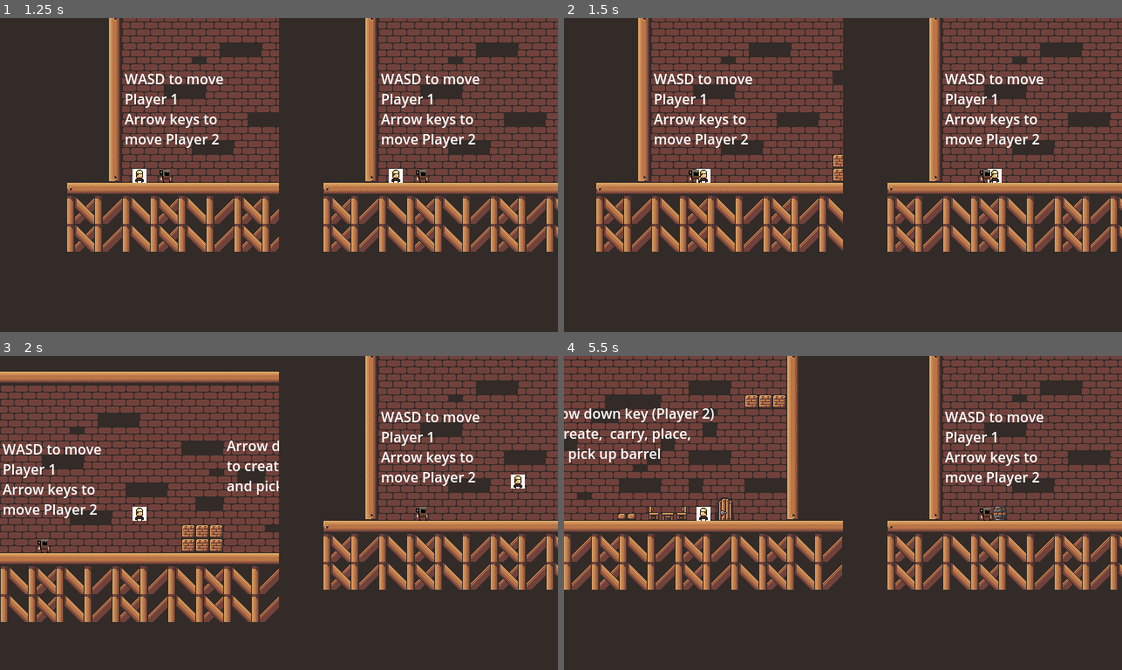
Above: before the commit, frames 1-4 (two rows, left to right).
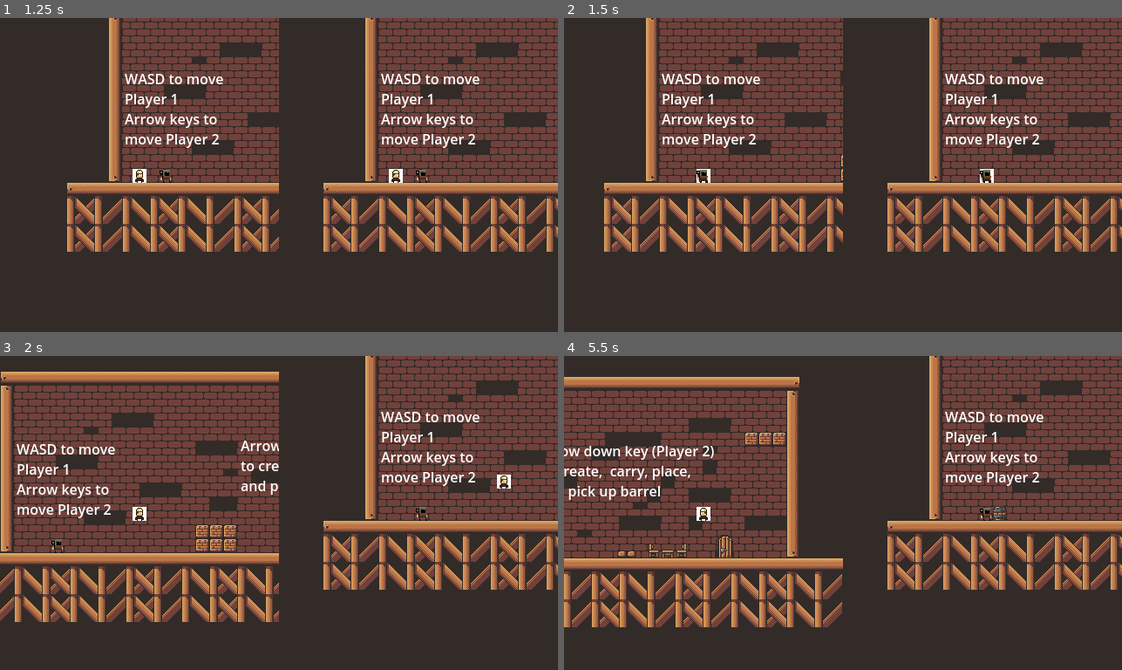
Above: after the commit, the same moments.

Repository: Darr3n2GG/Puzzle-Knights-2P-
Game: Godot game, scene res://Scenes/Main Menu/main_menu.tscn
Two runs of this game, one before a commit and one after it. Both use one fixed random seed, a clock stepped at 60 frames per second and the inputs below.
Inputs:
- Up to frame 1 (1.25 s): click "Start Game" at 0.5 s
- Up to frame 2 (1.5 s): tap Enter at 1.25 s; hold D (1Right) from 1.28 s (still down); tap Shift (1Attack, bound only after the commit) at 1.35 s
- Up to frame 3 (2 s): keep holding D (1Right); tap W (1Up) at 1.52 s
- Up to frame 4 (5.5 s): tap S (1Attack, bound only before the commit) at 2.1, 4.35 s; tap W (1Up) at 2.27, 3.77, 4.52, 5.27 s; release D (1Right) at 2.78 s; hold A (1Left) 2.78-3.53 s; tap Down (2PlaceOrCarry) at 2.85, 5.1 s; tap P (reset) at 3.5 s; hold D (1Right) 3.53-5.03 s; tap Shift (1Attack, bound only after the commit) at 3.6 s; hold A (1Left) from 5.03 s (still down)

Frame 1 is identical in both runs. In frame 2, 12% of the frame differs, in the area x 5-79%, y 0-75%; in frame 3, 11%; in frame 4, 25%, in the area x 0-50%, y 0-87%.
Error in both runs: Cannot call method 'get_child' on a null value. (res://Resources/Global.gd:15)

Commit message:
added prototype pogo attack
help

Diff:
--- a/Characters/Players/Player 1/P1_Attack.gd
+++ b/Characters/Players/Player 1/P1_Attack.gd
@@ -4,6 +4,7 @@
 @onready var attack_cooldown: Timer = $Attack_Cooldown
 @onready var hurtbox : Area2D = $"../Hurtbox_Component"
 @export var knockback_strength : float = 50.0
+var has_knockbacked : bool = false
 
 func _ready() -> void:
 	hurtbox.monitoring = false
@@ -15,9 +16,11 @@
 
 func _on_is_attacking_timeout() -> void:
 	hurtbox.monitoring = false
+	has_knockbacked = false
 	attack_cooldown.start()
 
 func _on_hurtbox_component_area_entered(area: Area2D) -> void:
-	if hurtbox.monitoring and area != player:
+	if hurtbox.monitoring and area.get_parent().get_class() != "player" and not has_knockbacked:
 		var knockback_force = knockback_strength * get_parent().direction * -1
-		get_parent().knockback = knockback_force
+		get_parent().knockback += knockback_force
+		has_knockbacked = true
--- a/Characters/Players/Player 1/player_1.tscn
+++ b/Characters/Players/Player 1/player_1.tscn
@@ -60,12 +60,13 @@
 knockback_x = 200.0
 
 [node name="HurtBox" type="CollisionShape2D" parent="Hurtbox_Component"]
-position = Vector2(16.5, 0)
+position = Vector2(17, 0)
 shape = SubResource("RectangleShape2D_ah4og")
 debug_color = Color(0.937255, 0.25098, 0, 0.419608)
 
 [node name="P1_Attack" type="Node" parent="."]
 script = ExtResource("7_55mj7")
+knockback_strength = 100.0
 
 [node name="IsAttacking" type="Timer" parent="P1_Attack"]
 wait_time = 0.1
--- a/Characters/Players/Player.gd
+++ b/Characters/Players/Player.gd
@@ -13,6 +13,8 @@
 var has_jumped : bool = false
 ##Max amount of time in sec that player can coyote jump when not on floor
 @export var maxcoyotetime : float = 0.2
+
+var is_pogo : bool = false
 
 ##Direction a player is facing in int value
 var direction : Vector2 = Vector2.RIGHT
@@ -49,16 +51,19 @@
 	else:
 		coyotetimer += delta
 
-	if Input.is_action_pressed(controls.up) and coyotetimer < maxcoyotetime and not has_jumped: # or Input.is_joy_button_pressed(controls.player_index,JOY_BUTTON_DPAD_UP) and is_on_floor():
+	if Input.is_action_pressed(controls.up) and coyotetimer < maxcoyotetime and not has_jumped and not is_pogo: # or Input.is_joy_button_pressed(controls.player_index,JOY_BUTTON_DPAD_UP) and is_on_floor():
 		velocity.y = jump_vel
 		has_jumped = true
+		print("jump")
 
 	if Input.is_action_pressed(controls.right): #or Input.is_joy_button_pressed(controls.player_index,JOY_BUTTON_DPAD_RIGHT):
 		anim.flip_h = false
 		direction = Vector2.RIGHT
 		global_position.x += speed * delta
 		if controls.player_index == 0:
-			$Hurtbox_Component/HurtBox.position.x = 17
+			var hurtbox = $Hurtbox_Component/HurtBox
+			hurtbox.position = direction * 17
+			hurtbox.shape.size = Vector2(23,18)
 		else:
 			$TerrainDetector/TerrainDetectorCollsion.position.x = 9
 
@@ -67,16 +72,36 @@
 		direction = Vector2.LEFT
 		global_position.x -= speed * delta
 		if controls.player_index == 0:
-			$Hurtbox_Component/HurtBox.position.x = -17
+			var hurtbox = $Hurtbox_Component/HurtBox
+			hurtbox.position = direction * 17
+			hurtbox.shape.size = Vector2(23,18)
 		else:
 			$TerrainDetector/TerrainDetectorCollsion.position.x = -9
 
+	elif controls.player_index == 0:
+		if Input.is_action_pressed("1Down"):
+			direction = Vector2.DOWN
+			var hurtbox = $Hurtbox_Component/HurtBox
+			hurtbox.position = direction * 20
+			hurtbox.shape.size = Vector2(18,23)
+
 	if knockback != Vector2.ZERO:
-		velocity = knockback
-		knockback = lerp(knockback, Vector2.ZERO, 0.1)
+		if is_pogo:
+			knockback.y = 0
+		velocity += knockback
+		if knockback.x != 0:
+			knockback.x = lerp(knockback.x, 0.0, 0.1)
+		if knockback.y != 0:
+			is_pogo = true
 
-	if position.y > 5000:
+	if global_position.y > 5000:
 		global_position = spawn_point
+
+	if global_position.y < -100:
+		print("super jumped")
+
+	if is_on_floor():
+		is_pogo = false
 
 	move_and_slide()
 	update_animation()
@@ -115,3 +140,4 @@
 func die():
 	print("Assume player is killed")
 	global_position = spawn_point
+	$HealthComponent.Set_Health()
--- a/Creature/Barrel/Dummy.gd
+++ b/Creature/Barrel/Dummy.gd
@@ -50,5 +50,6 @@
 	if is_instance_valid(p2):
 		p2.get_node("Place_Block").block_in_scene = false
 	$Collision.call_deferred("set_disabled",true)
+	$HitboxComponent.call_deferred("set_monitorable",false)
 	Golem_State = States.dead
 	visible = false
--- a/project.godot
+++ b/project.godot
@@ -10,7 +10,7 @@
 
 [application]
 
-config/name="Puzzle-knights-2p-Redcoat"
+config/name="Puzzle-knights-2p-"
 run/main_scene="res://Scenes/Main Menu/main_menu.tscn"
 config/features=PackedStringArray("4.1", "Forward Plus")
 config/icon="res://Barrel.png"
@@ -35,7 +35,7 @@
 }
 1Attack={
 "deadzone": 0.5,
-"events": [Object(InputEventKey,"resource_local_to_scene":fa …(140 unchanged characters)… d":false,"keycode":0,"physical_keycode":83,"key_label":0,"unicode":115,"echo":false,"script":null)
+"events": [Object(InputEventKey,"resource_local_to_scene":fa …(140 unchanged characters)… d":false,"keycode":0,"physical_keycode":4194325,"key_label":0,"unicode":0,"echo":false,"script":null)
 ]
 }
 1Left={
@@ -88,6 +88,11 @@
 "events": [Object(InputEventKey,"resource_local_to_scene":false,"resource_name":"","device":-1,"window_id":0,"alt_pressed":false,"shift_pressed":false,"ctrl_pressed":false,"meta_pressed":false,"pressed":false,"keycode":0,"physical_keycode":61,"key_label":0,"unicode":61,"echo":false,"script":null)
 ]
 }
+1Down={
+"deadzone": 0.5,
+"events": [Object(InputEventKey,"resource_local_to_scene":false,"resource_name":"","device":-1,"window_id":0,"alt_pressed":false,"shift_pressed":false,"ctrl_pressed":false,"meta_pressed":false,"pressed":false,"keycode":0,"physical_keycode":83,"key_label":0,"unicode":115,"echo":false,"script":null)
+]
+}
 
 [layer_names]
 
